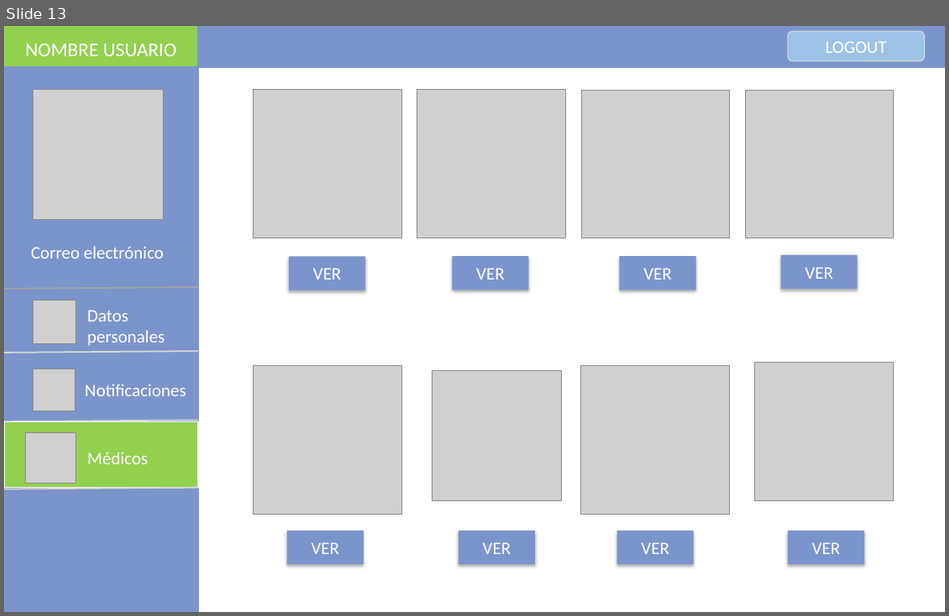
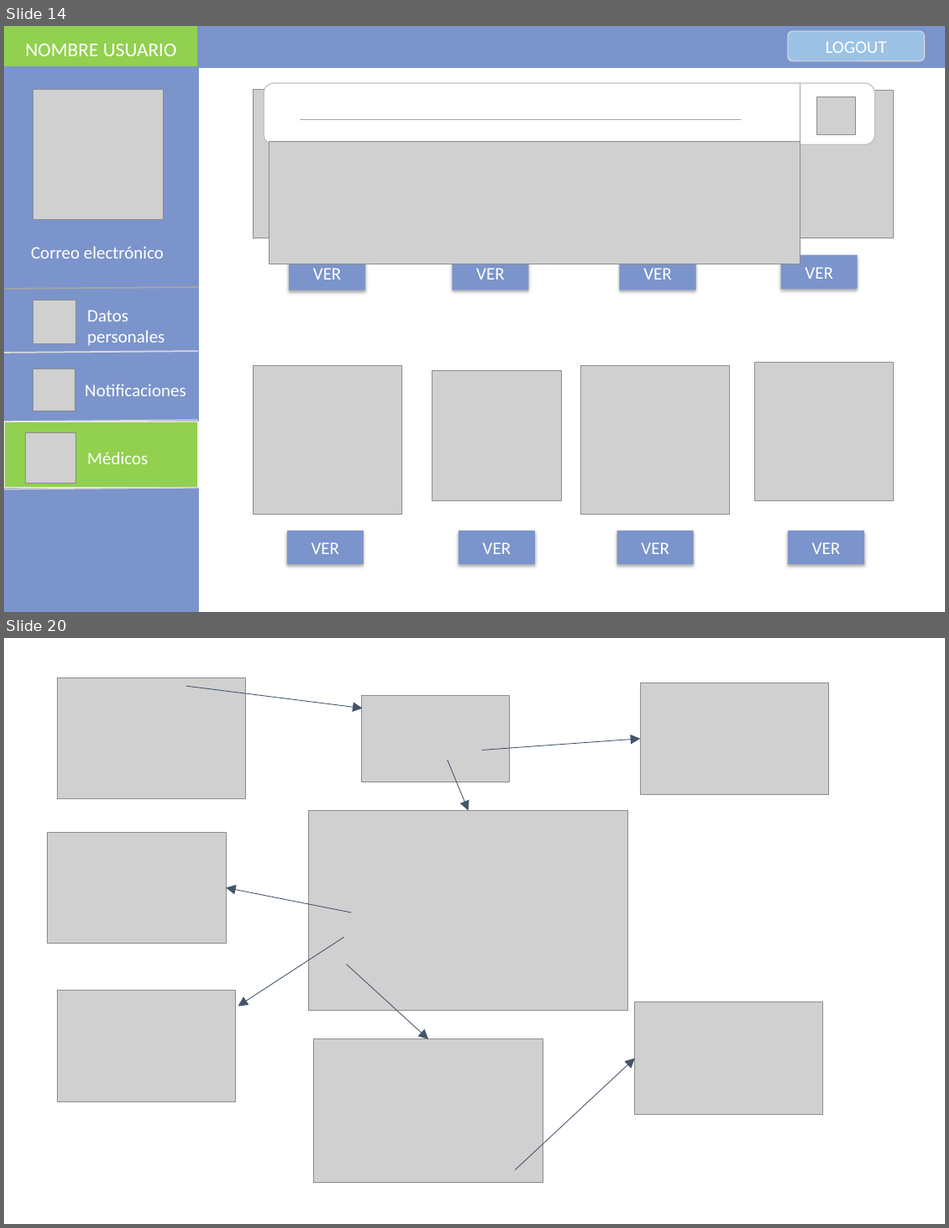
Before and after one commit to GabSaldana/TT_1, a slide deck: Interfaces/interfaces.pptx.pptx. Shown one above the other, each under a label of ours: slide 13 before the commit, slides 14 and 20 after it; the slides between them are not shown. The pictures are 949x616 and 949x1228 pixels, drawn with LibreOffice and Linux fonts; fonts in the diff are those of the drawing; grey boxes stand for pictures. Boxes give left, top, right and bottom in pixels: in the first picture for what was removed or moved away, otherwise in the second. Text is boxed around its words. In the diff, an @@ line names an element or a change of style, - is before the commit and + after.

```diff
--- a/Interfaces/interfaces.pptx.pptx
+++ b/Interfaces/interfaces.pptx.pptx
@@ slide 20 added at (x1=4, y1=638, x2=945, y2=1224), background #FFFFFF @@
@@ picture added at (x1=58, y1=678, x2=246, y2=799) @@
@@ arrow added from (186, 686) to (363, 708), #44546A 0.75 pt @@
@@ picture added at (x1=640, y1=683, x2=828, y2=795) @@
@@ picture added at (x1=362, y1=696, x2=510, y2=782) @@
@@ arrow added from (448, 760) to (469, 811), #44546A 0.75 pt @@
@@ arrow added from (482, 751) to (640, 739), #44546A 0.75 pt @@
@@ picture added at (x1=309, y1=811, x2=628, y2=1011) @@
@@ picture added at (x1=48, y1=832, x2=227, y2=944) @@
@@ arrow added from (351, 913) to (226, 887), #44546A 0.75 pt @@
@@ arrow added from (344, 937) to (238, 1007), #44546A 0.75 pt @@
@@ arrow added from (347, 964) to (428, 1040), #44546A 0.75 pt @@
@@ picture added at (x1=58, y1=991, x2=236, y2=1102) @@
@@ picture added at (x1=635, y1=1003, x2=823, y2=1114) @@
@@ picture added at (x1=314, y1=1040, x2=543, y2=1183) @@
@@ arrow added from (515, 1171) to (635, 1059), #44546A 0.75 pt @@
@@ what was slide 13 is now slide 14 @@
@@ slide 14 changed as well @@
@@ rounded rectangle added at (x1=264, y1=83, x2=875, y2=144), fill #FFFFFF, outline #BFBFBF 1 pt @@
@@ line added from (800, 83) to (800, 144), #A5A5A5 1 pt @@
@@ picture added at (x1=817, y1=97, x2=855, y2=134) @@
@@ line added from (300, 120) to (742, 120), #A5A5A5 1 pt @@
@@ picture added at (x1=269, y1=141, x2=800, y2=263) @@
```
Also in this commit, not shown: 6 other slides changed, 7 other slides added, 3 slides removed, 1 other file.
